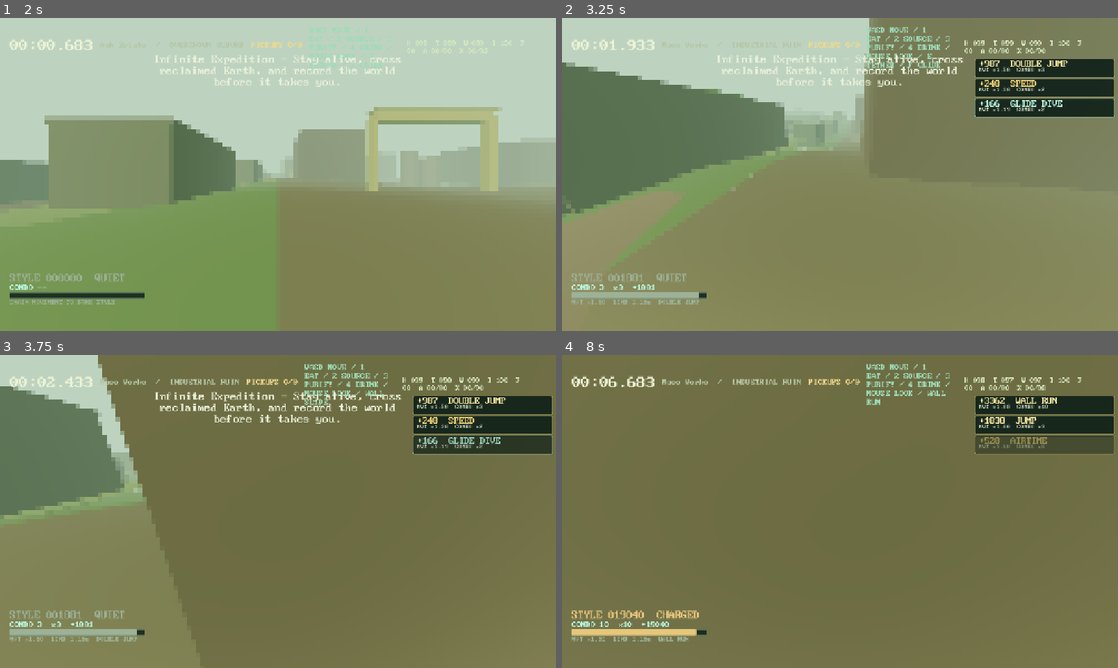
Above: before the commit, frames 1-4 (two rows, left to right).
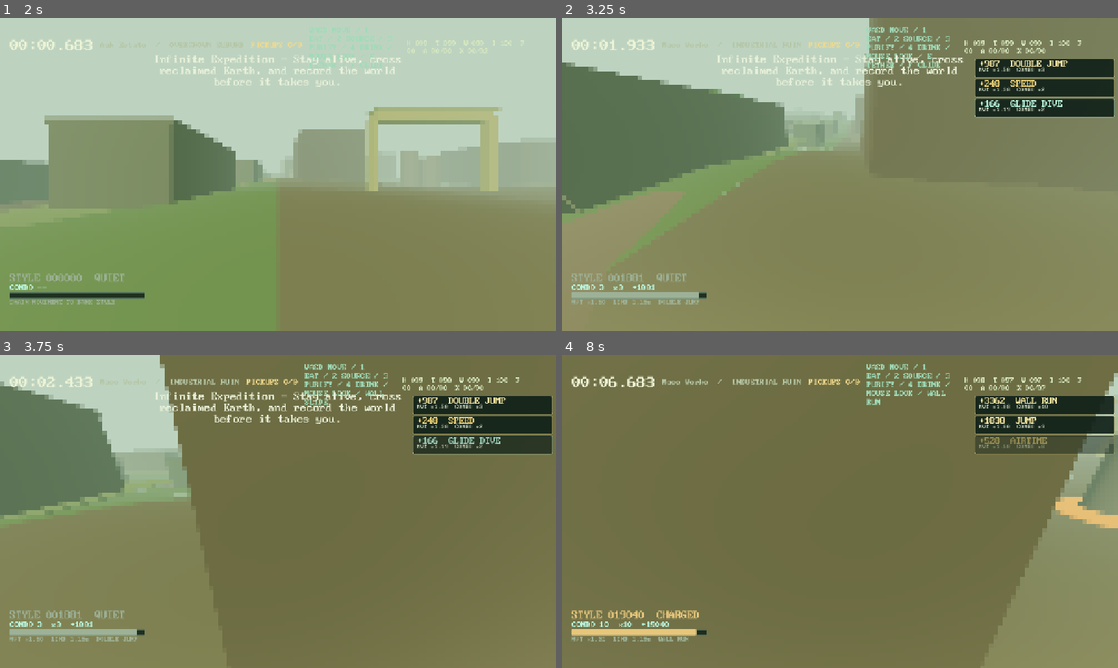
Above: after the commit, the same moments.

Repository: gongahkia/hot-cross-buns
Game: Godot game, scene res://scenes/main.tscn
The game is run twice, just before and just after one commit, with the same random seed, the same clock (stepped at 60 frames per second) and the same inputs.
Inputs (mouse positions are in pixels of both pictures, inside the frame that each line leads up to):
- Up to frame 1 (2 s): click "Choose a journey" at 0.5 s; click "Infinite Expedition SURVIVAL …" at 1.25 s
- Up to frame 2 (3.25 s): tap Enter at 2 s; move the mouse to (867, 174) at 2.02 s; hold F (glide) 2.03-2.78 s; hold W (move_forward) from 2.03 s (still down); tap Shift (dash) at 2.1 s; click (867, 174) at 2.17 s; tap Space (jump) at 2.27, 3.02 s; move the mouse to (812, 174) at 2.77 s; tap F (glide) at 2.85 s; tap E (grapple) at 3.05 s
- Up to frame 3 (3.75 s): keep holding W (move_forward); move the mouse to (289, 505) at 3.52 s; hold E (grapple) from 3.53 s (still down)
- Up to frame 4 (8 s): tap C (slide) at 3.8, 4.35, 7.55 s; move the mouse to (834, 517) at 4.27 s; release E (grapple) at 4.28 s; click (834, 517) at 4.42 s; tap Space (jump) at 4.52, 5.27, 6.02, 7.52 s; tap Ctrl (sprint) at 4.55 s; move the mouse to (878, 514) at 5.02 s; hold Ctrl (sprint) 5.03-5.78 s; tap Shift (dash) at 5.3 s; move the mouse to (795, 508) at 5.77 s; tap 2 (collect_water) at 5.85 s; tap F (glide) at 6.05 s; move the mouse to (845, 511) at 6.52 s; hold E (grapple) 6.53-7.28 s; tap 1 (consume_food) at 6.6 s; click (845, 511) at 6.67 s; move the mouse to (817, 505) at 7.27 s; release W (move_forward) at 7.28 s; hold D (move_right) from 7.28 s (still down); tap 4 (consume_water) at 7.35 s

Frame 1 is identical in both runs. In frame 2, 0.1% of the frame differs, in the area x 0-35%, y 14-63%; in frame 3, 5.2%; in frame 4, 7.2%, in the area x 81-100%, y 5-88%.

Commit message:
Add survival recovery penalties

Diff:
--- a/scripts/main.gd
+++ b/scripts/main.gd
@@ -11,6 +11,7 @@
 const WORLD_DIAGNOSTICS := preload("res://scripts/world_diagnostics.gd")
 const PHOTO_MODE := preload("res://scripts/photo_mode.gd")
 const WORLD_WEATHER := preload("res://scripts/world_weather.gd")
+const SURVIVAL_MOVEMENT_POLICY := preload("res://scripts/survival_movement_policy.gd")
 const SANDBOX_GEOMETRY_PATH := "res://scenes/sandbox_geometry.tscn"
 const SANDBOX_GEOMETRY := preload("res://scenes/sandbox_geometry.tscn")
 const SANDBOX_STATION_CENTERS := {
@@ -259,7 +260,9 @@
 			if Input.is_action_just_pressed("collect_water"):Survival.collect_water_source(environment)
 			if Input.is_action_just_pressed("purify_water"):Survival.purify_water()
 			if Input.is_action_just_pressed("consume_water"):Survival.consume_water()
-			Survival.advance(delta, environment, player.style_multiplier_active())
+			var movement := SURVIVAL_MOVEMENT_POLICY.evaluate(Survival.snapshot(), player.survival_movement_state())
+			player.set_survival_speed_multiplier(float(movement.speed_multiplier))
+			Survival.advance(delta, environment, player.survival_exertion_active())
 		_refresh_hud()
 		_refresh_grapple_reticle()
 		_refresh_sandbox_context()
@@ -455,6 +458,7 @@
 	player.reset_requested.connect(_bail_to_start)
 	player.traversal_action.connect(_on_traversal_action)
 	player.combo_landed.connect(_on_combo_landed)
+	player.hard_landed.connect(_on_hard_landed)
 	course.add_child(player)
 
 func _rebuild_creative_geometry(change: Dictionary = {}) -> void:
@@ -693,6 +697,7 @@
 	player.reset_requested.connect(_bail_to_start)
 	player.traversal_action.connect(_on_traversal_action)
 	player.combo_landed.connect(_on_combo_landed)
+	player.hard_landed.connect(_on_hard_landed)
 	course.add_child(player)
 	_build_open_terrain(world_length, world_width, str(level.terrain_style))
 	_build_sandbox(palette)
@@ -726,6 +731,7 @@
 	player.reset_requested.connect(_bail_to_start)
 	player.traversal_action.connect(_on_traversal_action)
 	player.combo_landed.connect(_on_combo_landed)
+	player.hard_landed.connect(_on_hard_landed)
 	course.add_child(player)
 
 func _load_baked_sandbox(level: Dictionary) -> void:
@@ -771,6 +777,7 @@
 	player.reset_requested.connect(_bail_to_start)
 	player.traversal_action.connect(_on_traversal_action)
 	player.combo_landed.connect(_on_combo_landed)
+	player.hard_landed.connect(_on_hard_landed)
 	course.add_child(player)
 
 func _load_expedition(level: Dictionary) -> void:
@@ -795,6 +802,7 @@
 	player.reset_requested.connect(_bail_to_start)
 	player.traversal_action.connect(_on_traversal_action)
 	player.combo_landed.connect(_on_combo_landed)
+	player.hard_landed.connect(_on_hard_landed)
 	course.add_child(player)
 	world_streamer = WORLD_STREAMER.new()
 	course.add_child(world_streamer)
@@ -845,6 +853,12 @@
 	if player: player.movement_enabled = false
 	Input.mouse_mode = Input.MOUSE_MODE_VISIBLE
 	show_title()
+
+func _on_hard_landed(injury: float) -> void:
+	if not RunData.running or not bool(current_level.get("procedural", false)):
+		return
+	Survival.apply_injury(injury)
+	last_sandbox_event = "INJURY %02d" % int(ceilf(injury))
 
 func _photo_metadata() -> Dictionary:
 	var world_data: Dictionary = world_streamer.sample_at(player.global_position) if world_streamer and player else {}
--- a/scripts/player.gd
+++ b/scripts/player.gd
@@ -4,6 +4,7 @@
 signal reset_requested
 signal traversal_action(action: String, override_points: int)
 signal combo_landed
+signal hard_landed(injury: float)
 
 const WALK_SPEED := 10.0
 const SPRINT_SPEED := 17.0
@@ -66,6 +67,8 @@
 const SLIDE_STRAFE_ROLL := 0.05235988
 const FOV_RESPONSE := 96.0
 const SHAKE_DECAY := 0.28
+const INJURY_LANDING_SPEED := 12.0
+const INJURY_PER_SPEED := 1.5
 
 var camera: Camera3D
 var dust_particles: GPUParticles3D
@@ -110,6 +113,7 @@
 var grapple_line_material: StandardMaterial3D
 var airborne_time := 0.0
 var flow_timer := 0.0
+var survival_speed_multiplier := 1.0
 
 func _ready() -> void:
 	name = "Player"
@@ -247,6 +251,9 @@
 		var impact := minf(absf(impact_velocity), 18.0)
 		_add_camera_shake(0.012 + impact * 0.0018)
 		landing_offset = minf(landing_offset, -impact * 0.006)
+		var injury := landing_injury(impact_velocity)
+		if injury > 0.0:
+			hard_landed.emit(injury)
 	if on_floor_before_move and not is_on_floor():
 		_try_ramp_launch(floor_normal_before_move)
 	was_sliding = is_sliding
@@ -279,13 +286,30 @@
 	return Input.is_action_just_pressed("sprint") and not on_floor
 
 func _movement_top_speed(on_floor: bool) -> float:
-	var top_speed := GLIDE_SPEED if is_gliding else (SLIDE_SPEED if is_sliding else (SPRINT_SPEED if is_sprinting else WALK_SPEED))
+	var top_speed := (GLIDE_SPEED if is_gliding else (SLIDE_SPEED if is_sliding else (SPRINT_SPEED if is_sprinting else WALK_SPEED))) * survival_speed_multiplier
 	var planar_speed := Vector2(velocity.x, velocity.z).length()
 	if is_sprinting:
-		top_speed = maxf(top_speed, minf(planar_speed, SLIDE_SPEED))
+		top_speed = maxf(top_speed, minf(planar_speed, SLIDE_SPEED * survival_speed_multiplier))
 	if not on_floor:
-		top_speed = maxf(top_speed, minf(planar_speed, AIR_MOMENTUM_SPEED))
+		top_speed = maxf(top_speed, minf(planar_speed, AIR_MOMENTUM_SPEED * survival_speed_multiplier))
 	return top_speed
+
+func set_survival_speed_multiplier(multiplier: float) -> void:
+	survival_speed_multiplier = clampf(multiplier, 0.0, 1.0)
+
+func survival_movement_state() -> String:
+	if is_grappling: return "grapple"
+	if is_gliding: return "glide"
+	if dash_timer > 0.0: return "dash"
+	if is_sliding: return "slide"
+	if is_sprinting: return "sprint"
+	return "walk"
+
+func survival_exertion_active() -> bool:
+	return _planar_velocity().length() > 1.0 or not is_on_floor() or is_sliding or is_sprinting or is_gliding or is_grappling or is_wall_running
+
+static func landing_injury(impact_velocity: float) -> float:
+	return clampf((absf(impact_velocity) - INJURY_LANDING_SPEED) * INJURY_PER_SPEED, 0.0, 30.0)
 
 func _update_glide_state(on_floor: bool) -> void:
 	is_gliding = not on_floor and not is_grappling and not is_slamming and not is_wall_running and Input.is_action_pressed("glide") and velocity.y <= 1.5
@@ -306,7 +330,7 @@
 			planar += steer
 		else:
 			planar = planar.move_toward(Vector3.ZERO, SLIDE_FRICTION * delta)
-		_set_planar_velocity(planar)
+		_set_planar_velocity(_soft_cap_planar(planar, SLIDE_SPEED * survival_speed_multiplier))
 		return
 	if is_wall_running:
 		var tangent := _wall_run_tangent()
@@ -314,9 +338,9 @@
 			var desired_sign := signf(tangent.dot(direction)) if direction.length() > 0.1 else signf(tangent.dot(planar))
 			if is_zero_approx(desired_sign):
 				desired_sign = 1.0
-			planar = tangent * desired_sign * maxf(planar.length(), WALL_RUN_MIN_SPEED)
-			planar += tangent * desired_sign * WALL_RUN_ACCELERATION * delta
-		_set_planar_velocity(_soft_cap_planar(planar, AIR_SOFT_SPEED_CAP))
+			planar = tangent * desired_sign * maxf(planar.length(), WALL_RUN_MIN_SPEED * survival_speed_multiplier)
+			planar += tangent * desired_sign * WALL_RUN_ACCELERATION * survival_speed_multiplier * delta
+		_set_planar_velocity(_soft_cap_planar(planar, AIR_SOFT_SPEED_CAP * survival_speed_multiplier))
 		return
 	if on_floor:
 		var target := direction * _movement_top_speed(true)
@@ -330,7 +354,7 @@
 		var aligned_speed := planar.dot(direction)
 		var acceleration := AIR_ACCELERATION if aligned_speed < _movement_top_speed(false) else AIR_STRAFE_ACCELERATION
 		planar += direction * acceleration * delta
-	_set_planar_velocity(_soft_cap_planar(planar, GLIDE_MAX_SPEED if is_gliding else AIR_SOFT_SPEED_CAP))
+	_set_planar_velocity(_soft_cap_planar(planar, (GLIDE_MAX_SPEED if is_gliding else AIR_SOFT_SPEED_CAP) * survival_speed_multiplier))
 
 func _apply_slope_acceleration(floor_normal: Vector3, delta: float) -> void:
 	var downhill := Vector3.DOWN.slide(floor_normal)
@@ -346,14 +370,14 @@
 	var dive_amount := maxf(0.0, -view_direction.y)
 	var planar_view := Vector3(view_direction.x, 0.0, view_direction.z).normalized()
 	if dive_amount > 0.18 and planar_view.length() > 0.1:
-		_set_planar_velocity(_soft_cap_planar(_planar_velocity() + planar_view * GLIDE_DIVE_ACCELERATION * dive_amount * delta, GLIDE_MAX_SPEED))
+		_set_planar_velocity(_soft_cap_planar(_planar_velocity() + planar_view * GLIDE_DIVE_ACCELERATION * survival_speed_multiplier * dive_amount * delta, GLIDE_MAX_SPEED * survival_speed_multiplier))
 		velocity.y -= GRAVITY * dive_amount * 0.45 * delta
 		if glide_dive_timer <= 0.0:
 			traversal_action.emit("glide_dive", -1)
 			glide_dive_timer = 0.65
 	elif view_direction.y > 0.25 and _planar_velocity().length() > GLIDE_SPEED:
 		velocity.y += GLIDE_LIFT_ACCELERATION * view_direction.y * delta
-		_set_planar_velocity(_planar_velocity().move_toward(Vector3.ZERO, GLIDE_LIFT_ACCELERATION * view_direction.y * delta))
+		_set_planar_velocity(_planar_velocity().move_toward(Vector3.ZERO, GLIDE_LIFT_ACCELERATION * survival_speed_multiplier * view_direction.y * delta))
 
 func _input_direction(input_vector := Input.get_vector("move_left", "move_right", "move_forward", "move_back")) -> Vector3:
 	return (transform.basis * Vector3(input_vector.x, 0.0, input_vector.y)).normalized()
@@ -441,17 +465,17 @@
 		_stop_grapple()
 		return
 	var direction := offset / distance
-	grapple_rope_length = maxf(GRAPPLE_MIN_ROPE_LENGTH, grapple_rope_length - GRAPPLE_REEL_SPEED * delta)
+	grapple_rope_length = maxf(GRAPPLE_MIN_ROPE_LENGTH, grapple_rope_length - GRAPPLE_REEL_SPEED * survival_speed_multiplier * delta)
 	var radial_speed := velocity.dot(direction)
 	if radial_speed > 0.0:
 		velocity -= direction * radial_speed
 	var tension := maxf(distance - grapple_rope_length, 0.0)
 	if tension > 0.0:
-		velocity += direction * minf(tension * GRAPPLE_ROPE_STIFFNESS, 42.0) * delta
+		velocity += direction * minf(tension * GRAPPLE_ROPE_STIFFNESS, 42.0) * survival_speed_multiplier * delta
 	var pump_direction := _input_direction(input_vector).slide(direction)
 	if pump_direction.length() > 0.1:
-		velocity += pump_direction.normalized() * GRAPPLE_PUMP_ACCELERATION * delta
-	_set_planar_velocity(_soft_cap_planar(_planar_velocity(), DASH_MAX_SPEED))
+		velocity += pump_direction.normalized() * GRAPPLE_PUMP_ACCELERATION * survival_speed_multiplier * delta
+	_set_planar_velocity(_soft_cap_planar(_planar_velocity(), DASH_MAX_SPEED * survival_speed_multiplier))
 	_refresh_grapple_line()
 
 func _stop_grapple(award_release := false) -> void:
@@ -545,8 +569,8 @@
 		direction = _forward_direction()
 	var planar := _planar_velocity()
 	var along_speed := planar.dot(direction)
-	var boost := maxf(DASH_DIRECTIONAL_BOOST, DASH_SPEED - along_speed)
-	_set_planar_velocity(_soft_cap_planar(planar + direction * boost, DASH_MAX_SPEED))
+	var boost := maxf(DASH_DIRECTIONAL_BOOST * survival_speed_multiplier, DASH_SPEED * survival_speed_multiplier - along_speed)
+	_set_planar_velocity(_soft_cap_planar(planar + direction * boost, DASH_MAX_SPEED * survival_speed_multiplier))
 	var airborne := not is_on_floor()
 	if airborne:
 		velocity.y = max(velocity.y, 0.0)
--- /dev/null
+++ b/scripts/survival_recovery_movement_test.gd
@@ -0,0 +1,32 @@
+extends SceneTree
+
+const PLAYER = preload("res://scripts/player.gd")
+const SURVIVAL = preload("res://scripts/survival_state.gd")
+
+var failed := false
+
+func _initialize() -> void:
+	var survival := SURVIVAL.new()
+	survival.begin_run(20260730)
+	survival.apply_injury(20.0)
+	survival.advance(10.0, {"temperature": 0.55, "rainfall": 0.0}, false)
+	var recovered := survival.snapshot()
+	_expect(float(recovered.injury) < 20.0 and float(recovered.health) > 80.0, "rest recovery drifted")
+	survival.advance(10.0, {"temperature": 0.55, "rainfall": 0.0}, true)
+	var exerting := survival.snapshot()
+	survival.advance(10.0, {"temperature": 0.55, "rainfall": 0.0}, false)
+	_expect(float(exerting.fatigue) > float(survival.snapshot().fatigue), "fatigue recovery drifted")
+	var player := PLAYER.new()
+	player.is_sprinting = true
+	_expect(is_equal_approx(player._movement_top_speed(true), PLAYER.SPRINT_SPEED), "base sprint speed drifted")
+	player.set_survival_speed_multiplier(0.65)
+	_expect(is_equal_approx(player._movement_top_speed(true), PLAYER.SPRINT_SPEED * 0.65) and player.survival_movement_state() == "sprint", "movement penalty drifted")
+	_expect(is_zero_approx(PLAYER.landing_injury(-PLAYER.INJURY_LANDING_SPEED)) and is_equal_approx(PLAYER.landing_injury(-16.0), 6.0), "landing injury drifted")
+	player.free()
+	survival.free()
+	quit(1 if failed else 0)
+
+func _expect(condition: bool, message: String) -> void:
+	if condition: return
+	failed = true
+	push_error(message)
--- a/scripts/survival_state.gd
+++ b/scripts/survival_state.gd
@@ -13,6 +13,7 @@
 var fatigue := 0.0
 var wetness := 0.0
 var exposure := 0.0
+var injury := 0.0
 var materials: Dictionary = {"wood": 0, "scrap": 0, "fiber": 0, "food": 0, "water": 0, "dirty_water": 0}
 var alive := true
 var run_seed := 0
@@ -26,6 +27,7 @@
 	fatigue = 0.0
 	wetness = 0.0
 	exposure = 0.0
+	injury = 0.0
 	materials = {"wood": 0, "scrap": 0, "fiber": 0, "food": 0, "water": 0, "dirty_water": 0}
 	alive = true
 	changed.emit(snapshot())
@@ -44,6 +46,10 @@
 	thirst = maxf(0.0, thirst - delta * (0.42 + maxf(temperature - 0.55, 0.0) * 0.35))
 	warmth = clampf(warmth + delta * (0.18 - exposure * 0.65), 0.0, MAX_VALUE)
 	fatigue = clampf(fatigue + delta * (0.48 if movement_active else -0.24), 0.0, MAX_VALUE)
+	if not movement_active and hunger >= 60.0 and thirst >= 60.0 and warmth >= 60.0 and exposure <= 0.5 and injury > 0.0:
+		var recovery := minf(injury, delta * 0.3)
+		injury -= recovery
+		health = minf(MAX_VALUE, health + recovery)
 	if hunger <= 0.0 or thirst <= 0.0 or warmth <= 0.0:
 		health = maxf(0.0, health - delta * 4.0)
 	if health <= 0.0:
@@ -81,11 +87,13 @@
 
 func apply_injury(amount: float) -> void:
 	if not alive: return
-	health = maxf(0.0, health - amount)
+	var applied := clampf(amount, 0.0, MAX_VALUE)
+	injury = minf(MAX_VALUE, injury + applied)
+	health = maxf(0.0, health - applied)
 	if health <= 0.0:
 		alive = false
 		depleted.emit("injury")
 	changed.emit(snapshot())
 
 func snapshot() -> Dictionary:
-	return {"hunger": hunger, "thirst": thirst, "warmth": warmth, "health": health, "fatigue": fatigue, "wetness": wetness, "exposure": exposure, "materials": materials.duplicate(), "alive": alive, "seed": run_seed}
+	return {"hunger": hunger, "thirst": thirst, "warmth": warmth, "health": health, "fatigue": fatigue, "wetness": wetness, "exposure": exposure, "injury": injury, "materials": materials.duplicate(), "alive": alive, "seed": run_seed}
Not shown, changed: docs/survival-movement-policy.md
Not shown, added: docs/survival-recovery-movement.md
